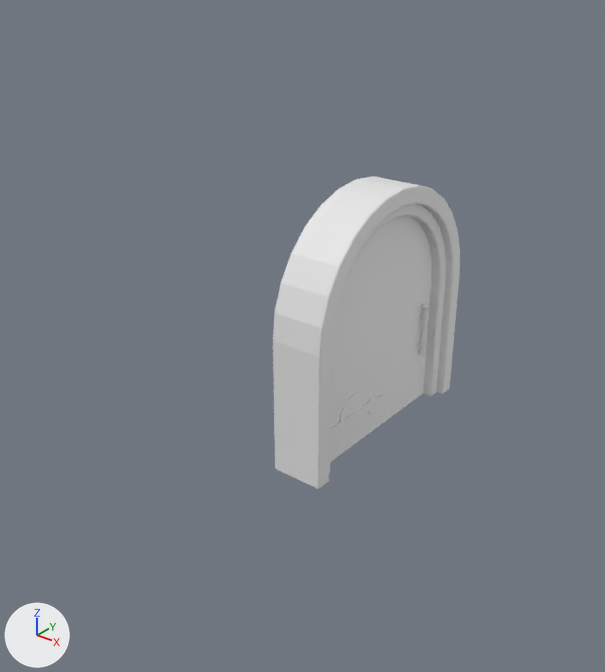
One commit to the Blender file Resources/ArtSharing/JuliaArt/Decorations/Doors/Doorway/Doorway.blend: the scene before it, then after it.
Both versions are drawn from a 50 mm lens placed at (6.11, -9.29, 6.88), pointed at (-0.57, -0.94, 1.71). Lighting does not change. The marker at lower left points along +X, +Y and +Z. The first picture is the older version. Objects named as collision shapes, trigger or cutter boxes, shadow casters or lower levels of detail are left out.

In view in the first picture: 'Door', 'Doorway' and 2 more.
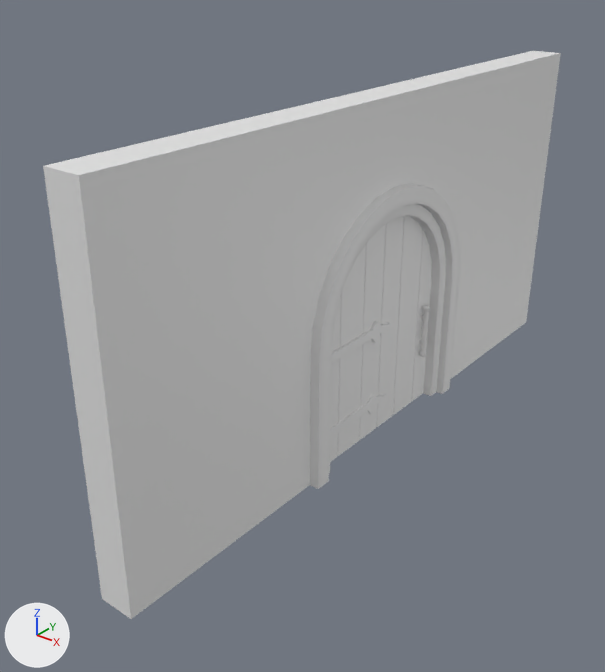
Changed parts and their boxes [x1, y1, x2, y2] in the pictures (605 x 672 px):
'DoorwayWall', shown: after [43, 51, 561, 619]
'Door', rescaled: [330, 216, 432, 462] in both

The edits, one by one:
Object 'Door' (ob_door) is rescaled from (0.25, 1.0, 1.0) to (1.0, 1.0, 1.0).
Object 'DoorwayWall' (ob_doorwaywall) is now shown.
